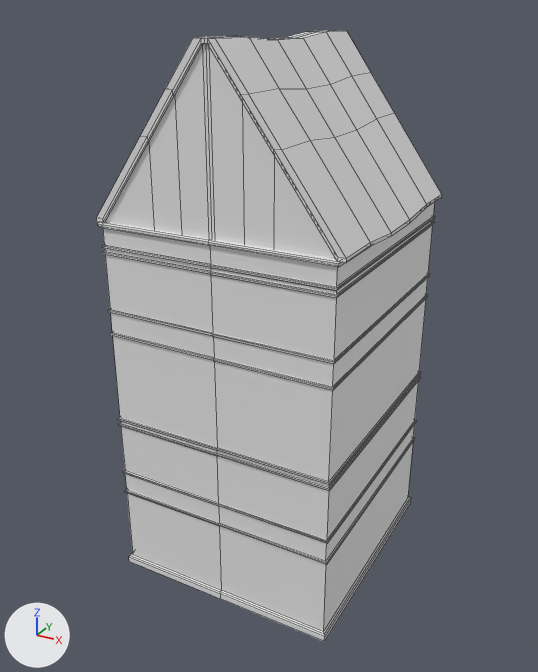
A saved change to the Blender file Thalos/Assets/Meshes/Environment/Houses/House_03.blend.
One viewpoint serves both versions: a camera (50 mm lens) standing at (8.1, -15.26, 13.61) and looking at (-0.13, -0.29, 6.12). Lighting does not change. The marker at lower left points along +X, +Y and +Z. Mesh edges are drawn as thin lines.
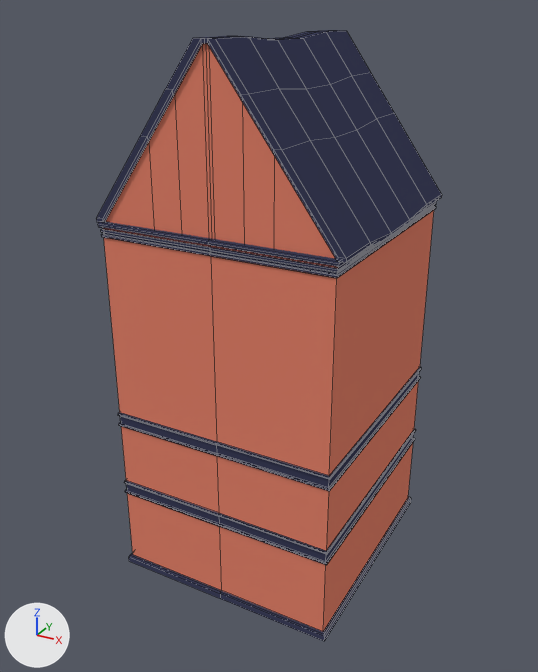
Pixel boxes (x1, y1, x2, y2) of what changed, in the pictures (538 x 672 px):
'Cube', reshaped, modifiers changed
    both: (96, 30, 442, 642)
part 1 of me_cube_001, cut back
    before: (102, 216, 435, 565)
    after: (101, 202, 436, 565)
part 2 of me_cube_001, recoloured
    both: (103, 43, 434, 631)
part 3 of me_cube_001, recoloured (grey to blue)
    both: (96, 30, 442, 642)

Diff of the bpy script that builds the scene:
```diff
--- a/Thalos/Assets/Meshes/Environment/Houses/House_03.blend.py
+++ b/Thalos/Assets/Meshes/Environment/Houses/House_03.blend.py
@@ mat_brickwall @@
+mat_brickwall = diffuse_material('Brickwall')
+mat_brickwall.base_color = (0.8, 0.231, 0.151)  # red #e7846c
@@ mat_roof @@
+mat_roof = diffuse_material('Roof')
+mat_roof.base_color = (0.0463, 0.05, 0.102)  # dark blue #3d3f5a
@@ me_cube_001 @@
 # used by ob_cube; location = (0.0, 0.0, 0.0)
-me_cube_001.from_pydata(...)  # 292 vertices, 226 faces; spans x 0.0..2.98, y -3.08..3.07, z 0.0..13.12
+me_cube_001.from_pydata(...)  # 252 vertices, 196 faces; spans x 0.0..2.98, y -3.08..3.07, z 0.0..13.12
+# me_cube_001 part 1
+# 44 vertices are removed from x 0.0..2.85, y -3.04..3.03, z 6.66..8.63
+# 36 faces are deleted
+# 12 vertices in x 0.0..2.85, y -3.04..3.03, z 2.2..2.26 move by (0.0, 0.0, -0.01)
+# 8 vertices in x 0.0..2.84, y -3.03..3.02, z 6.6..6.62 move by (0.0, 0.0, 2.37)
+# 8 vertices in x 0.0..2.81, y -3.0..2.99, z 4.32..4.4 move by (0.0, 0.0, 0.16)
+# 8 vertices in x 0.0..2.84, y -3.03..3.02, z 8.65 move by (0.0, 0.0, 0.4)
+# 8 vertices in x 0.0..2.81, y -3.0..2.99, z 2.79..2.86 move by (0.0, 0.0, -0.29)
+# 8 vertices in x 0.0..2.84, y -3.03..3.02, z 4.34..4.4 move by (0.0, 0.0, 0.14)
+# 44 vertices move from x 0.0..2.85, y -3.04..3.03, z 2.27..8.8 to x 0.0..2.85, y -3.04..3.03, z 2.27..9.17
+# 4 vertices are added at (0.0, -3.04, 9.03), (2.85, 3.03, 9.03), (2.85, -3.04, 9.03), (0.0, 3.03, 9.03)
+# 6 new faces join them, mat_roof (dark blue #3d3f5a)
+# me_cube_001 part 2: 20 faces spanning x 0.0..2.81, y -3.0..2.99, z 0.2..13.03 switch from no material to mat_brickwall (red #e7846c)
+# me_cube_001 part 3: 170 faces spanning x 0.0..2.98, y -3.08..3.07, z 0.0..13.12 switch from no material to mat_roof (dark blue #3d3f5a)
@@ ob_cube @@
 _m = ob_cube.modifiers.new('Mirror', 'MIRROR')
 _m.use_clip = True
+_m = ob_cube.modifiers.new('EdgeSplit', 'EDGE_SPLIT')
```
